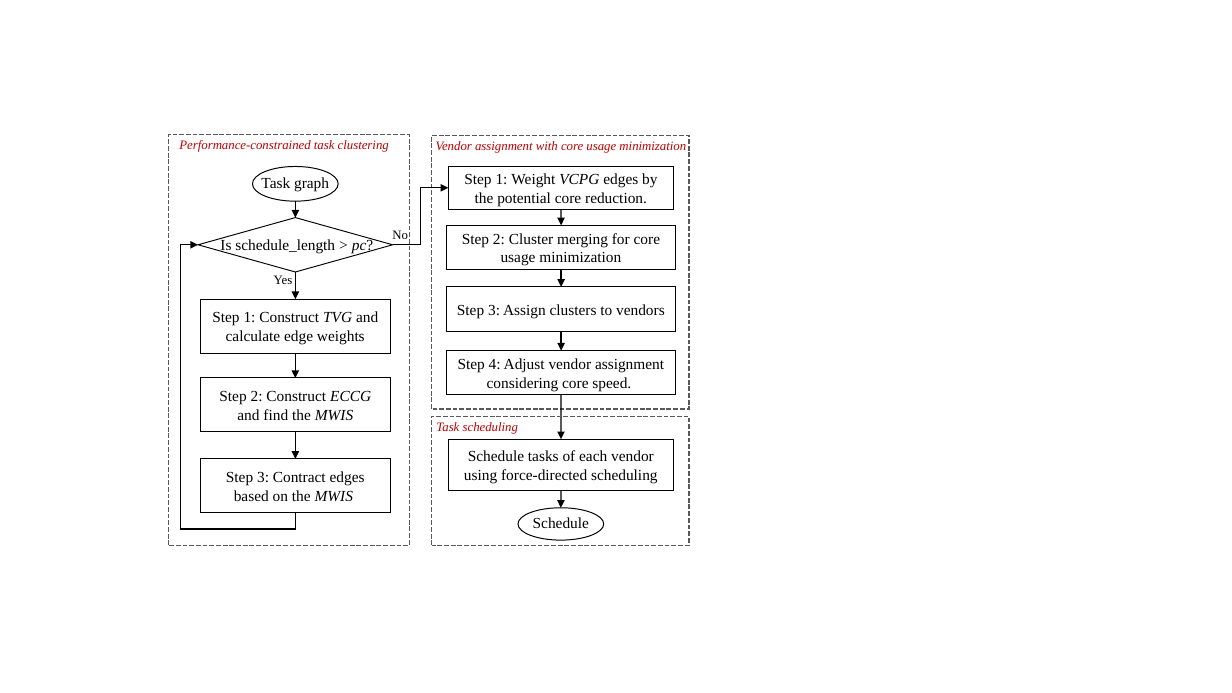
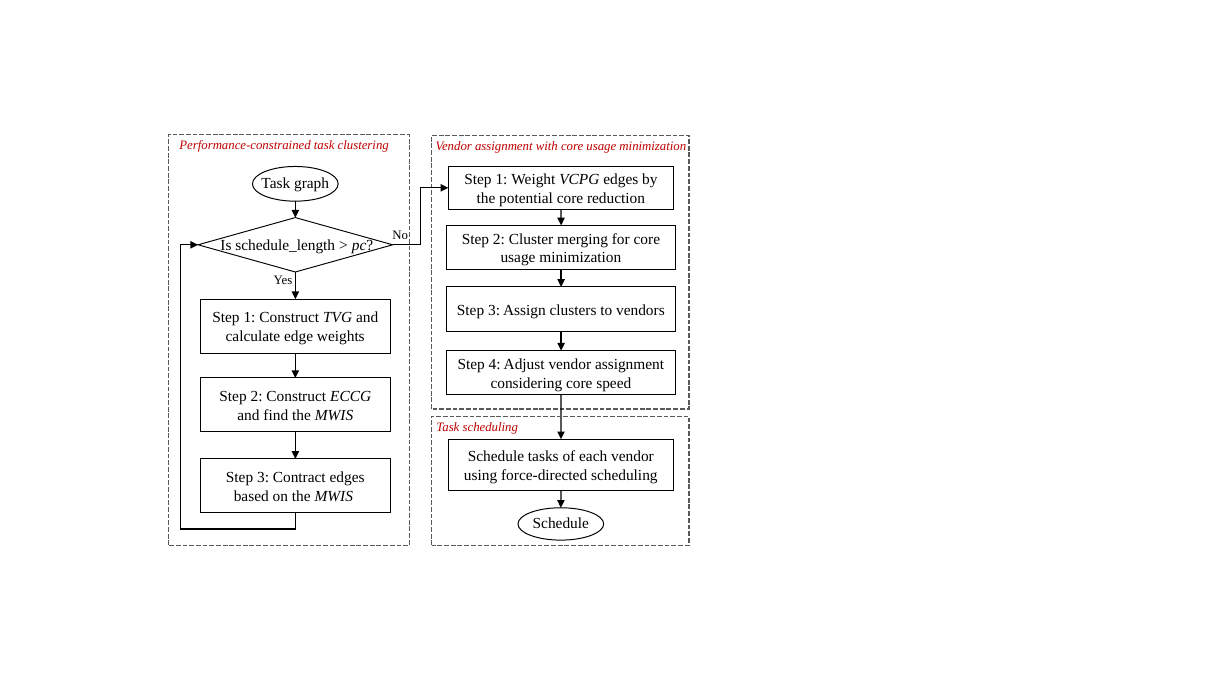
Before and after one commit to condercx/tetc, a slide deck: slide 1 of Overall Flow(2).pptx. Drawn at 1232x693 pixels with LibreOffice and Linux fonts; fonts in the diff are those of the drawing. Boxes give left, top, right and bottom in pixels: in the first picture for what was removed or moved away, otherwise in the second. Text is boxed around its words. In the diff, an @@ line names an element or a change of style, - is before the commit and + after.

```diff
--- a/Overall Flow(2).pptx
+++ b/Overall Flow(2).pptx
@@ text in rectangle at (x1=464, y1=173, x2=657, y2=207): text changed @@
-Step 1: Weight VCPG edges by the potential core reduction.
+Step 1: Weight VCPG edges by the potential core reduction
@@ text in rectangle at (x1=458, y1=358, x2=664, y2=391): text changed @@
-Step 4: Adjust vendor assignment considering core speed.
+Step 4: Adjust vendor assignment considering core speed
```
Also in this commit, not shown: 8 other files.
